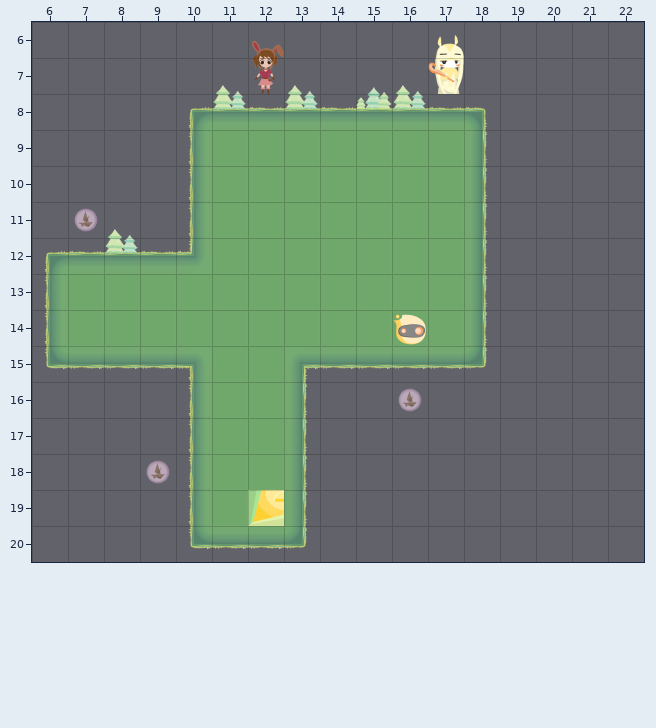
Tiled map, stored at LibGDX/core/assets/Levels/newLevel.tmx. The picture above is the old version.
Cells are 128x128 px. Shown: x 6..22, y 6..20.
The result:
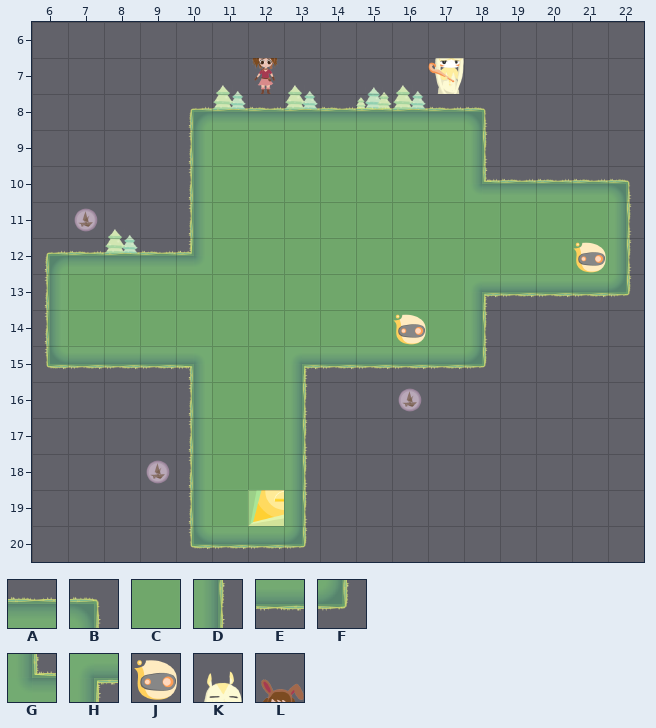
Key: from "newTile": A 10, B 11, C 19, D 20, E 28, F 29, G 46, H 55, J 58 "undermonster", K 59, L 60.
_ is an empty cell.
Objects are placed by their top-left corner, in cells (3,4 is the top-left corner of cell 3,4); size is 1x1 cell unless given.
The exact change:
{"where": "layer \"Ground\""}
{"y":10,"x":18,"old":"D____","new":"GAAAB"}
{"y":11,"x":18,"old":"D____","new":"CCCCD"}
{"y":12,"x":18,"old":"D____","new":"CCCCD"}
{"y":13,"x":18,"old":"D____","new":"HEEEF"}
{"where": "layer \"Objects\" (removed)"}
{"y":6,"x":12,"old":"L","new":"_"}
{"y":6,"x":17,"old":"K","new":"_"}
{"where": "layer \"UnderMonster\" (added)"}
{"now": "J \"2\" at 21,12"}
{"label":"removed","picture_box":[252,41,284,58]}
{"label":"removed","picture_box":[435,35,464,58]}
{"label":"changed","picture_box":[470,166,632,310]}
